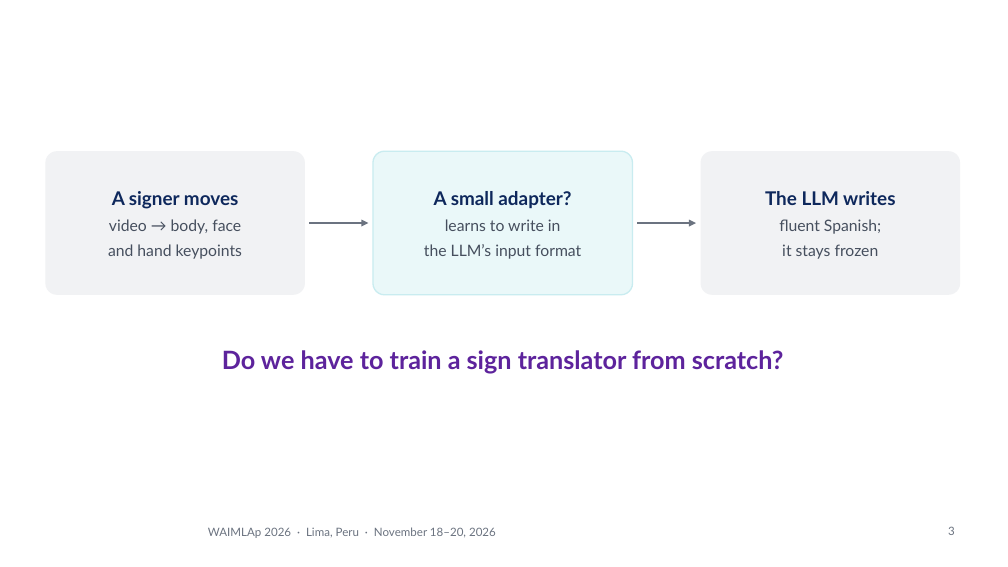
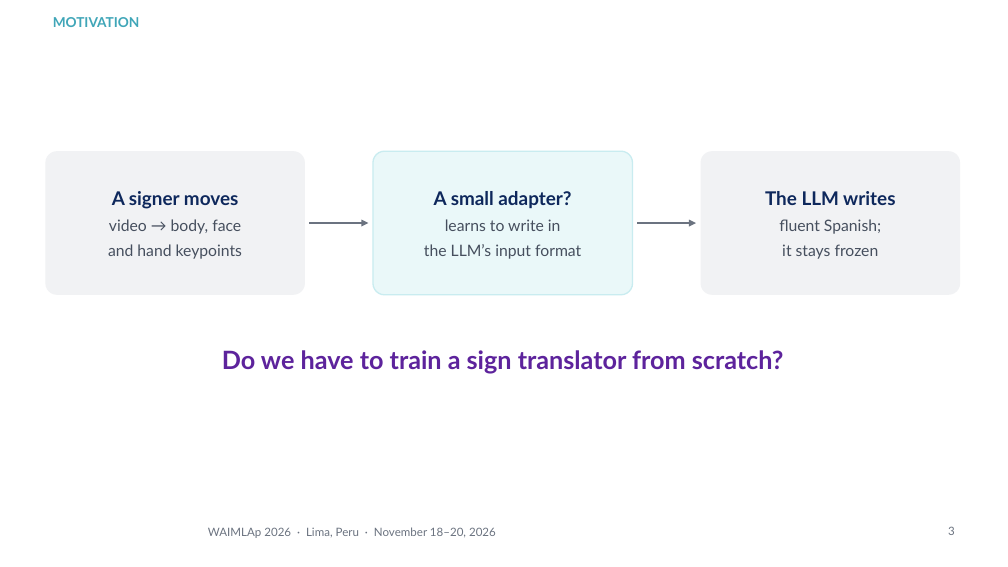
Before and after one commit to Percep3/Imitator, a slide deck: slide 3 of presentation/waimlap2026/imitator_waimlap2026.pptx. Drawn at 1008x567 pixels with LibreOffice and Linux fonts; fonts in the diff are those of the drawing; background and template pictures are left out. Boxes give left, top, right and bottom in pixels: in the first picture for what was removed or moved away, otherwise in the second. Text is boxed around its words. In the diff, an @@ line names an element or a change of style, - is before the commit and + after.

```diff
--- a/presentation/waimlap2026/imitator_waimlap2026.pptx
+++ b/presentation/waimlap2026/imitator_waimlap2026.pptx
@@ text added at <box>53,17,140,27</box>, 13 pt, text #40A6B8, bold @@
+MOTIVATION
```
Also in this commit, not shown: 10 other slides changed, 1 slide added, 1 slide removed, 6 other files.
